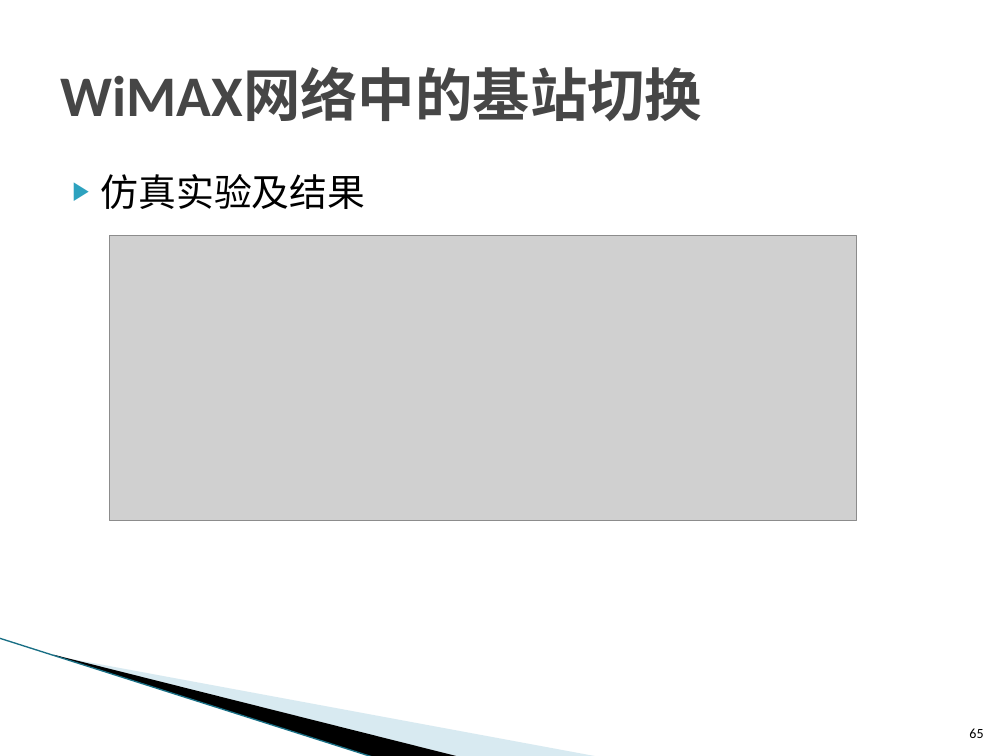
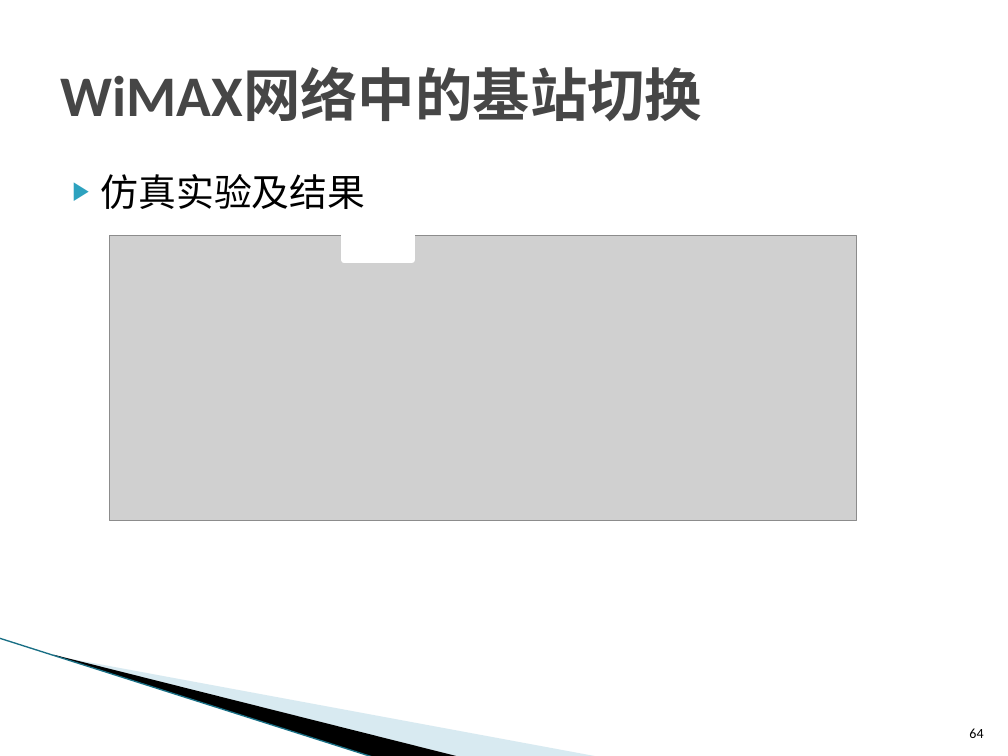
Before and after one commit to ZhiweiYAN/yzw_thesis, a slide deck: slide 64 of defense_phd.pptx (slide 65 before the commit). Drawn at 1008x756 pixels with LibreOffice and Linux fonts; fonts in the diff are those of the drawing; grey boxes stand for pictures; background and template pictures are left out. Boxes give left, top, right and bottom in pixels: in the first picture for what was removed or moved away, otherwise in the second. Text is boxed around its words. In the diff, an @@ line names an element or a change of style, - is before the commit and + after.

Commit message:
ppt modify

```diff
--- a/defense_phd.pptx
+++ b/defense_phd.pptx
@@ rectangle added at box(345, 227, 412, 260), fill #FFFFFF, outline #FFFFFF 4.33 pt @@
@@ page number at box(969, 728, 983, 738): text changed @@
-65
+64
```
Also in this commit, not shown: 7 other slides changed, 1 slide removed, 1 other file.
